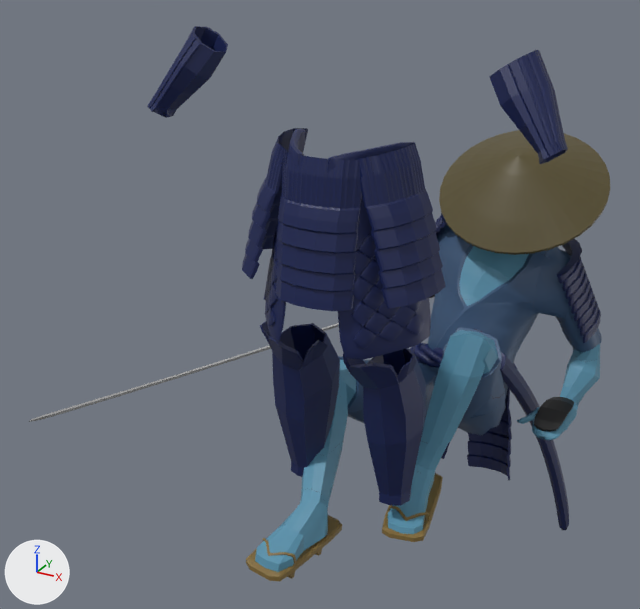
The FBX model Assets/Models/Ragdolls/Explosions/Explosion_Ragdoll_Ronin_Sword.fbx as it was, and as the next commit left it.
The view is the same before and after, from a camera (50 mm lens) standing at (1.37, -2.64, 0.89) and looking at (-0.53, 0.82, -0.84). Every picture has the same lights, and +X, +Y and +Z are marked at lower left. The older version comes first. Where no turn or scale is listed for an object, it has been applied to the vertices.

The older version as bpy lines, for what is in view:
```python
ob_basemodel_009 = bpy.data.objects.new('BaseModel.009', me_bsurfacemesh_010)
ob_basemodel_009.location = (0.001, -0.001, 0.173)
ob_kusazirifront = bpy.data.objects.new('KusaziriFront', me_cube_005)
ob_kusazirifront.location = (-0.002, 0.05, -0.077)
ob_kusazirilleg = bpy.data.objects.new('KusaziriLLeg', me_cube_009)
ob_kusazirilleg.location = (-0.002, 0.05, -0.077)
ob_kusazirirleg = bpy.data.objects.new('KusaziriRLeg', me_cube_002)
ob_kusazirirleg.location = (-0.002, 0.05, -0.077)
ob_lhaidate = bpy.data.objects.new('LHaidate', me_cube_029)
ob_lhaidate.location = (0.212, -0.087, -0.214)
ob_lsuneate = bpy.data.objects.new('LSuneate', me_cylinder_008)
ob_lsuneate.location = (0.2, 0.022, -0.872)
ob_r_oda_gote = bpy.data.objects.new('R Oda Gote', me_cylinder_007)
ob_r_oda_gote.location = (-0.677, -0.007, 0.36)
ob_rhaidate = bpy.data.objects.new('RHaidate', me_cube_030)
ob_rhaidate.location = (-0.212, -0.087, -0.214)
ob_rsuneate = bpy.data.objects.new('RSuneate', me_cylinder_009)
ob_rsuneate.location = (-0.197, 0.022, -0.872)
# also in view: 'BaseModel.027' at (0.22, 0.42, -1.27); 'LWaraji' at (0.22, 0.27, -1.39); 'RWaraji' at (-0.1, -0.17, -1.42); 'Katana' at (-0.86, 0.81, -1.16); 'KusaziriLBack' at (0.26, 1.14, -1.45)
```
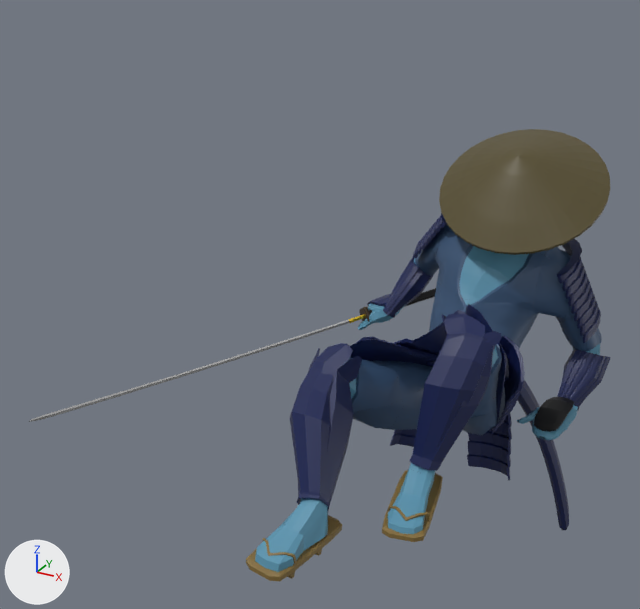
Location of each change, [x1, y1, x2, y2] in pixels of the pictures (640 x 609 px):
'LSuneate', reshaped (10% wider): before [343, 348, 426, 506]; after [410, 314, 501, 471]
'KusaziriFront', reshaped: before [276, 150, 362, 311]; after [394, 310, 466, 354]
'RSuneate', reshaped (10% narrower, 8% taller): before [260, 321, 340, 477]; after [290, 343, 362, 511]
'KusaziriLLeg', reshaped: before [359, 141, 446, 308]; after [491, 336, 525, 435]
'LHaidate', reshaped (60% narrower, 42% shorter): before [327, 142, 431, 360]; after [466, 304, 507, 430]
'L Oda Gote', reshaped (31% narrower, 45% shorter): before [489, 50, 568, 164]; after [557, 349, 611, 411]
'R Oda Gote', reshaped (37% narrower, 35% shorter): before [147, 26, 228, 118]; after [383, 259, 434, 318]
'RHaidate', reshaped: before [264, 129, 306, 342]; after [350, 339, 437, 366]
'KusaziriRLeg', reshaped (mostly hidden afterwards): before [242, 128, 308, 279]; after [358, 337, 394, 344]
'BaseModel.001', unchanged, covered by the edit: before [421, 328, 502, 445]; after [472, 344, 502, 416]
'BaseModel.029', unchanged, covered by the edit: before [517, 354, 600, 439]; after [517, 405, 578, 439]

Patch to the scene script:
```diff
--- a/Assets/Models/Ragdolls/Explosions/Explosion_Ragdoll_Ronin_Sword.fbx.py
+++ b/Assets/Models/Ragdolls/Explosions/Explosion_Ragdoll_Ronin_Sword.fbx.py
@@ me_cylinder_007 @@
-me_cylinder_007.from_pydata(...)  # 473 vertices, 443 faces; spans x -0.077..0.182, y -0.111..0.144, z -0.148..0.168
+me_cylinder_007.from_pydata(...)  # 473 vertices, 443 faces; spans x 0.194..0.425, y 1.38..1.685, z -1.491..-1.186
+# me_cylinder_007 part 2: 473 of 473 vertices moved; they spanned x -0.077..0.182, y -0.111..0.144, z -0.148..0.168 and now span x 0.194..0.425, y 1.38..1.685, z -1.491..-1.186; mean shift (0.261, 1.507, -1.347)
 me_cylinder_007.materials.append(mat_alt_002)
@@ me_cube_030 @@
-me_cube_030.from_pydata(...)  # 1322 vertices, 1416 faces; spans x -0.121..0.17, y -0.131..0.209, z -0.295..0.416
+me_cube_030.from_pydata(...)  # 1322 vertices, 1416 faces; spans x -0.166..0.325, y 0.625..1.194, z -1.158..-0.599
+# me_cube_030 part 4: 1322 of 1322 vertices moved; they spanned x -0.121..0.17, y -0.131..0.209, z -0.295..0.416 and now span x -0.166..0.325, y 0.625..1.194, z -1.158..-0.599; mean shift (0.053, 0.862, -0.814)
 me_cube_030.materials.append(mat_alt_002)
@@ me_cylinder_008 @@
-me_cylinder_008.from_pydata(...)  # 180 vertices, 185 faces; spans x -0.141..0.116, y -0.177..0.22, z -0.374..0.34
+me_cylinder_008.from_pydata(...)  # 180 vertices, 185 faces; spans x -0.051..0.237, y 0.294..0.67, z -0.412..0.251
+# me_cylinder_008 part 8: 180 of 180 vertices moved; they spanned x -0.141..0.116, y -0.177..0.22, z -0.374..0.34 and now span x -0.051..0.237, y 0.294..0.67, z -0.412..0.251; mean shift (0.077, 0.451, -0.032)
 me_cylinder_008.materials.append(mat_alt_002)
@@ me_cube_005 @@
-me_cube_005.from_pydata(...)  # 1799 vertices, 1855 faces; spans x -0.146..0.151, y -0.321..-0.183, z -0.244..0.258
+me_cube_005.from_pydata(...)  # 1799 vertices, 1855 faces; spans x -0.088..0.242, y 0.651..1.12, z -1.127..-0.687
+# me_cube_005 part 5: 1799 of 1799 vertices moved; they spanned x -0.146..0.151, y -0.321..-0.183, z -0.244..0.258 and now span x -0.088..0.242, y 0.651..1.12, z -1.127..-0.687; mean shift (0.095, 1.155, -0.852)
 me_cube_005.materials.append(mat_alt_002)
@@ me_cube_002 @@
-me_cube_002.from_pydata(...)  # 1799 vertices, 1855 faces; spans x -0.384..-0.135, y -0.221..0.09, z -0.227..0.274
+me_cube_002.from_pydata(...)  # 1799 vertices, 1855 faces; spans x -0.379..0.021, y 0.637..1.065, z -1.319..-0.832
+# me_cube_002 part 7: 1799 of 1799 vertices moved; they spanned x -0.384..-0.135, y -0.221..0.09, z -0.227..0.274 and now span x -0.379..0.021, y 0.637..1.065, z -1.319..-0.832; mean shift (0.071, 0.926, -1.03)
 me_cube_002.materials.append(mat_alt_002)
@@ me_cube_029 @@
-me_cube_029.from_pydata(...)  # 1322 vertices, 1416 faces; spans x -0.17..0.121, y -0.131..0.209, z -0.295..0.416
+me_cube_029.from_pydata(...)  # 1322 vertices, 1416 faces; spans x -0.091..0.252, y 0.692..1.263, z -1.157..-0.444
+# me_cube_029 part 3: the whole mesh is multiplied about its middle by the matrix ((1.015, 0.139, -0.02), (0.124, -0.772, 0.612), (0.069, -0.661, -0.728)), then moved by (0.108, 0.92, -0.864)
 me_cube_029.materials.append(mat_alt_002)
@@ me_cylinder_005 @@
-me_cylinder_005.from_pydata(...)  # 473 vertices, 443 faces; spans x -0.186..0.08, y -0.111..0.144, z -0.147..0.165
+me_cylinder_005.from_pydata(...)  # 473 vertices, 443 faces; spans x -0.153..0.05, y 1.284..1.596, z -1.752..-1.453
+# me_cylinder_005 part 9: 473 of 473 vertices moved; they spanned x -0.186..0.08, y -0.111..0.144, z -0.147..0.165 and now span x -0.153..0.05, y 1.284..1.596, z -1.752..-1.453; mean shift (-0.051, 1.402, -1.613)
 me_cylinder_005.materials.append(mat_alt_002)
@@ me_cylinder_009 @@
-me_cylinder_009.from_pydata(...)  # 180 vertices, 185 faces; spans x -0.116..0.141, y -0.177..0.22, z -0.374..0.34
+me_cylinder_009.from_pydata(...)  # 180 vertices, 185 faces; spans x -0.176..0.174, y -0.113..0.461, z -0.495..0.061
+# me_cylinder_009 part 6: 180 of 180 vertices moved; they spanned x -0.116..0.141, y -0.177..0.22, z -0.374..0.34 and now span x -0.176..0.174, y -0.113..0.461, z -0.495..0.061; mean shift (0.005, 0.189, -0.189)
 me_cylinder_009.materials.append(mat_alt_002)
@@ me_cube_009 @@
-me_cube_009.from_pydata(...)  # 1799 vertices, 1855 faces; spans x 0.137..0.383, y -0.221..0.089, z -0.227..0.274
+me_cube_009.from_pydata(...)  # 1799 vertices, 1855 faces; spans x 0.225..0.512, y 0.63..1.095, z -1.308..-0.748
+# me_cube_009 part 1: 1799 of 1799 vertices moved; they spanned x 0.137..0.383, y -0.221..0.089, z -0.227..0.274 and now span x 0.225..0.512, y 0.63..1.095, z -1.308..-0.748; mean shift (0.11, 0.947, -0.982)
 me_cube_009.materials.append(mat_alt_002)
```
